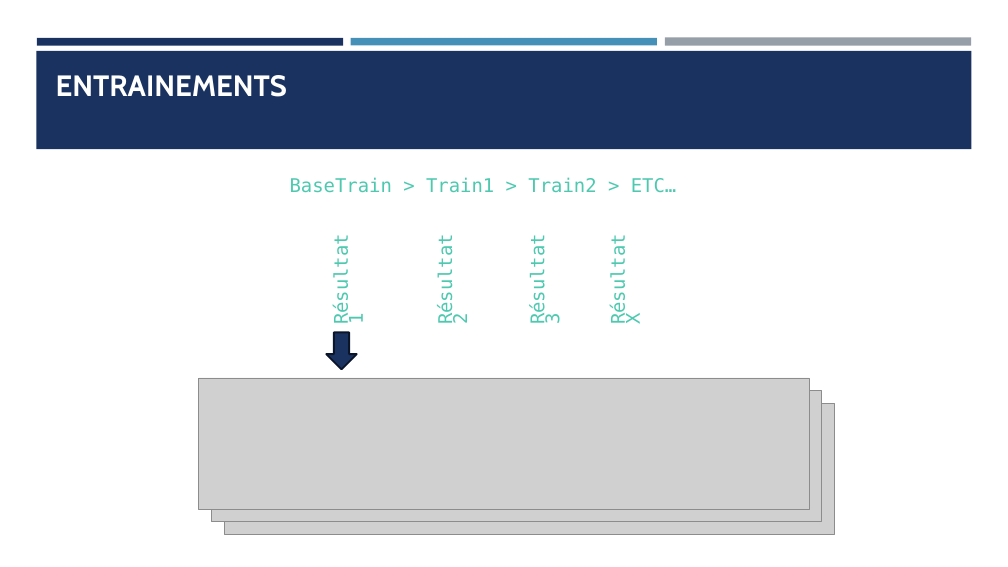
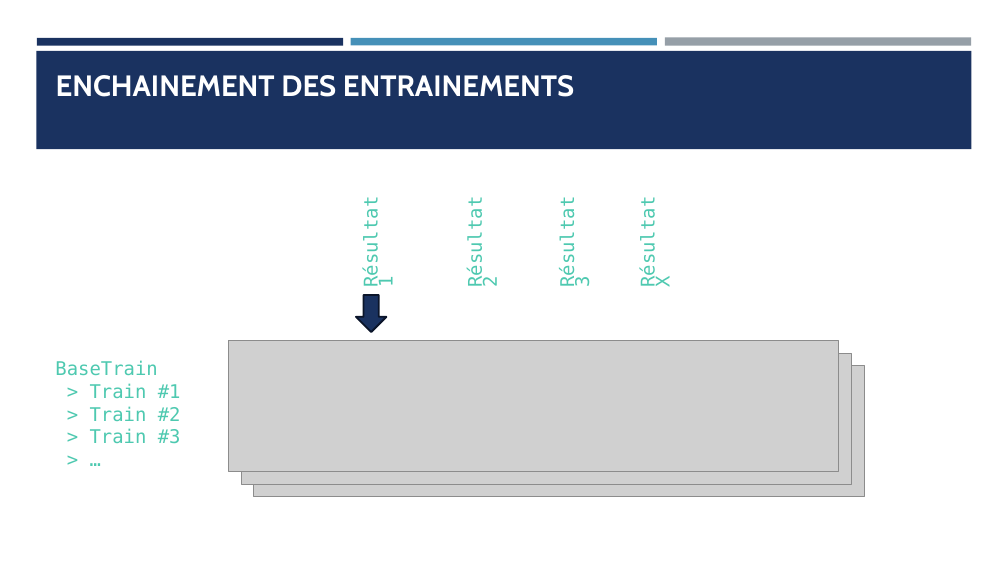
Before and after one commit to Ace4teaM/OCR-NovaTech, a slide deck: slide 31 of Presentation.pptx (slide 26 before the commit). Drawn at 1008x567 pixels with LibreOffice and Linux fonts; fonts in the diff are those of the drawing; grey boxes stand for pictures. Boxes give left, top, right and bottom in pixels: in the first picture for what was removed or moved away, otherwise in the second. Text is boxed around its words. In the diff, an @@ line names an element or a change of style, - is before the commit and + after.

```diff
--- a/Presentation.pptx
+++ b/Presentation.pptx
@@ title at (x1=56, y1=75, x2=574, y2=97): text changed @@
-ENTRAINEMENTS
+ENCHAINEMENT DES ENTRAINEMENTS
@@ text removed at (x1=290, y1=177, x2=677, y2=193) @@
-BaseTrain > Train1 > Train2 > ETC…
@@ 4 texts, 2 pictures moved together from (x1=199, y1=243, x2=834, y2=534) to (x1=228, y1=209, x2=864, y2=497) @@
@@ down arrow moved from (x1=327, y1=333, x2=357, y2=370) to (x1=356, y1=295, x2=386, y2=332) @@
@@ picture moved from (x1=212, y1=391, x2=822, y2=522) to (x1=241, y1=353, x2=851, y2=484) @@
@@ text added at (x1=55, y1=360, x2=181, y2=444), 18 pt, text #4EC9B0 @@
+BaseTrain
+> Train #1
+> Train #2
+> Train #3
+> …
```
Also in this commit, not shown: 16 other slides changed, 12 slides added, 3 slides removed, 2 other files.
